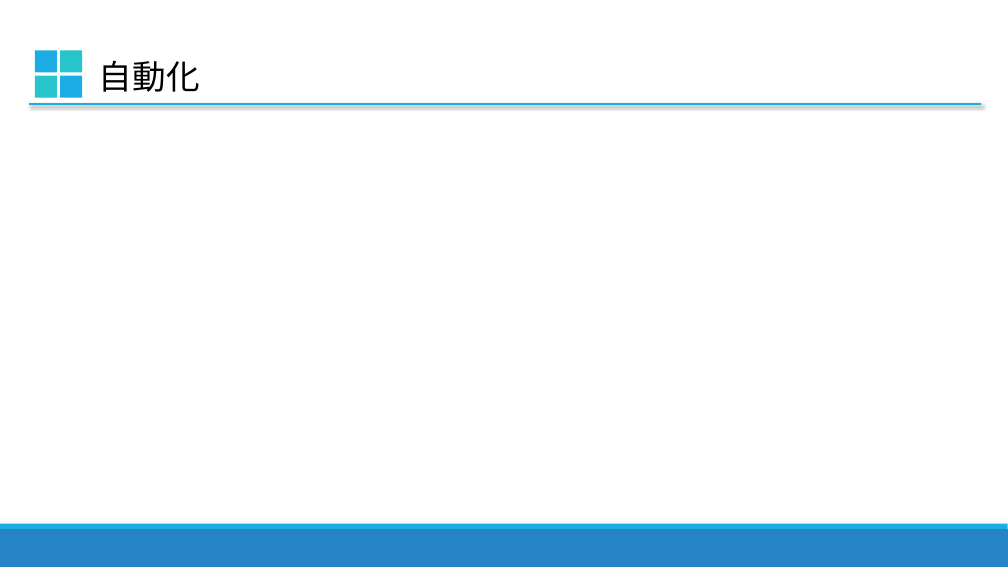
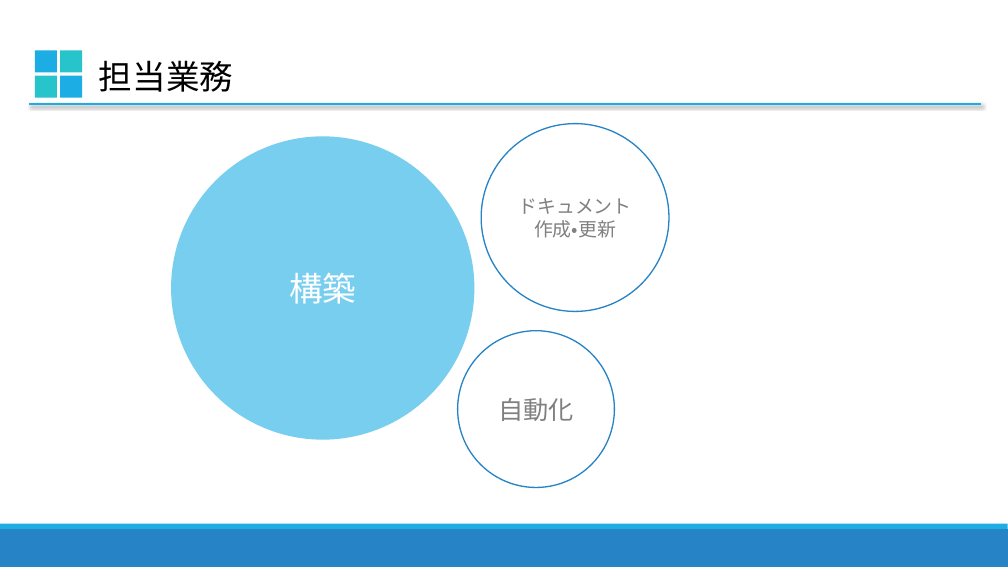
Before and after one commit to frisk1995/excels, a slide deck: slide 11 of sample.pptx (slide 8 before the commit). Drawn at 1008x567 pixels with LibreOffice and Linux fonts; fonts in the diff are those of the drawing. Boxes give left, top, right and bottom in pixels: in the first picture for what was removed or moved away, otherwise in the second. Text is boxed around its words. In the diff, an @@ line names an element or a change of style, - is before the commit and + after.

```diff
--- a/sample.pptx
+++ b/sample.pptx
@@ text at box(99, 60, 233, 92): text changed @@
-自動化
+担当業務
@@ ellipse added at box(171, 136, 474, 439), fill #77CEEF, 32 pt, text #FFFFFF @@
+構築
@@ ellipse added at box(481, 124, 668, 312), fill #FFFFFF, outline #2683C6 1.25 pt, 18 pt, text #808080 @@
+ドキュメント
+作成・更新
@@ ellipse added at box(457, 330, 614, 487), fill #FFFFFF, outline #2683C6 1.25 pt, 24 pt, text #808080 @@
+自動化
```
Also in this commit, not shown: 7 other slides changed, 10 slides added, 1 slide removed.
